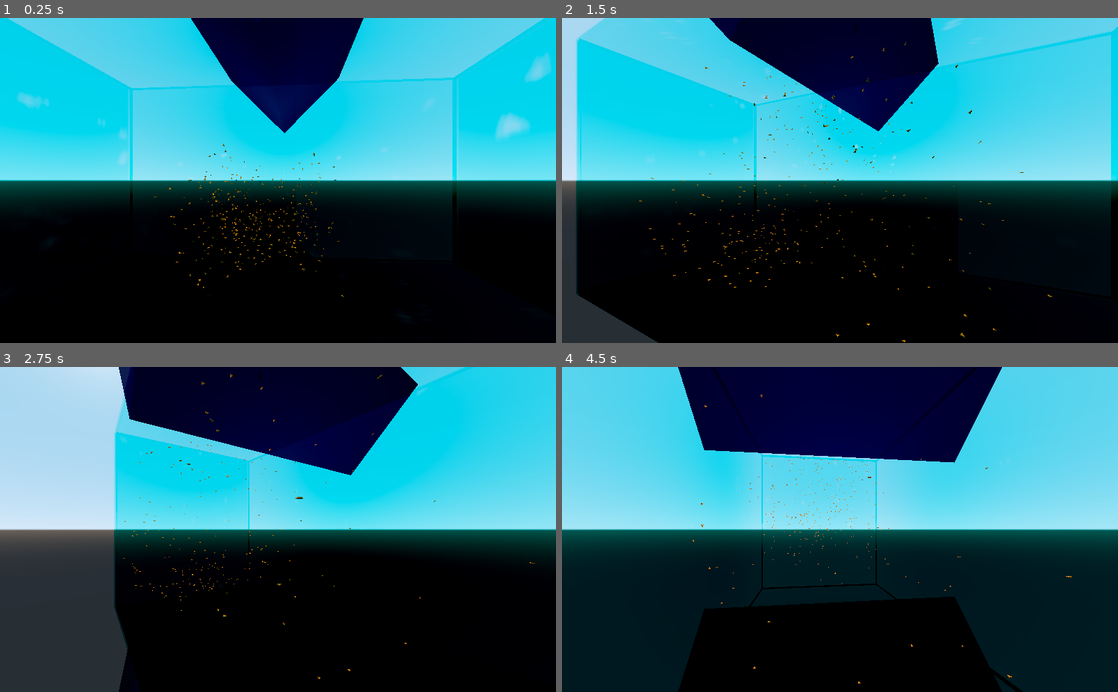
Above: before the commit, frames 1-4 (two rows, left to right).
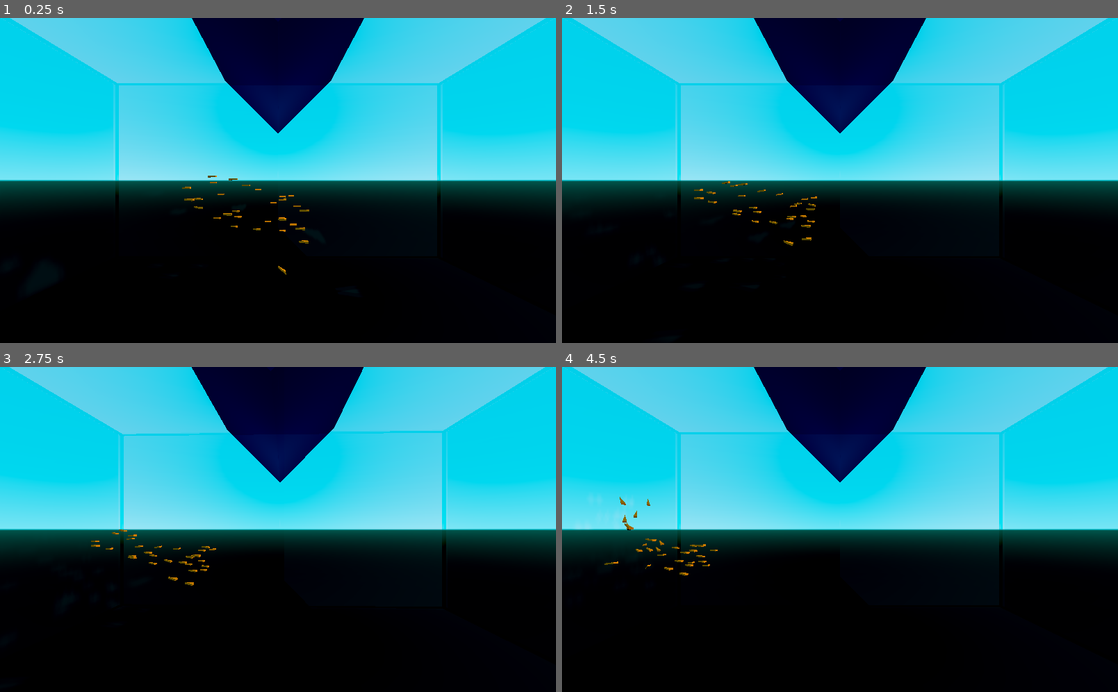
Above: after the commit, the same moments.

Repository: douwest/boids
Game: Godot game, scene res://World/World.tscn
Two runs of this game, one before a commit and one after it. Both use one fixed random seed, a clock stepped at 60 frames per second and the inputs below.
Inputs:
- Up to frame 1 (0.25 s): no input
- Up to frame 2 (1.5 s): hold Right (ui_right) 0.53-1.28 s; hold Left (ui_left) from 1.28 s (still down)
- Up to frame 3 (2.75 s): release Left (ui_left) at 2.03 s; hold Right (ui_right) from 2.03 s (still down)
- Up to frame 4 (4.5 s): release Right (ui_right) at 3.53 s; hold Left (ui_left) from 3.53 s (still down)

The runs differ from the first frame. In frame 1, 4.5% of the frame differs, in the area x 0-100%, y 0-86%; in frame 2, 29%; in frame 3, 50%; in frame 4, 57%, in the area x 0-100%, y 0-100%.

Commit message:
it works :D

Diff:
--- a/Boids/Boid.gd
+++ b/Boids/Boid.gd
@@ -1,12 +1,17 @@
 extends KinematicBody
 class_name Boid
 
-export var speed = 2
+export var speed = 1
 export var numCollisionRays = 25
-export var collision_depth = .4
+export var collision_depth = 2
 export var turn_fraction = .5
-export var turn_speed = 25
+export var turn_speed = 1.0
 export var prune_z = 0.1 #when to prune from z (sphere > cone raycast parameter)
+
+export var cohesion_weight: float = 0.4
+export var avoidance_weight: float = 1
+export var alignment_weight: float = 0.3
+export var separation_weight: float = 0.1
 
 var direction = Vector3.FORWARD
 var velocity = Vector3.FORWARD
@@ -16,16 +21,91 @@
 onready var mesh = $MeshInstance
 onready var collisionRays = $CollisionRays
 onready var collisionShape = $CollisionShape
-onready var intent = make_ray(Vector3.FORWARD, collision_depth * 1.5, true)
+onready var detectionZone = $DetectionZone
+onready var intent = make_ray(Vector3.FORWARD, collision_depth, true)
 
 func _ready() -> void:
 	generate_collision_rays()
 	add_child(intent)
 
 func _physics_process(delta) -> void:
-	avoid_collisions(delta)
+	var acceleration = Vector3.ZERO
+	var old_dir = direction
+	var nearby_boids = get_nearby_boids()
 
-func avoid_collisions(delta) -> void:
+	var cohesion_force = steer_towards(cohesion(nearby_boids)) * cohesion_weight
+	var alignment_force = steer_towards(alignment(nearby_boids)) * alignment_weight
+	var separation_force = steer_towards(separation(nearby_boids)) * separation_weight
+	var avoidance_force = steer_towards(avoidance()) * avoidance_weight
+
+	acceleration += cohesion_force
+	acceleration += alignment_force
+	acceleration += separation_force
+	acceleration += avoidance_force
+
+	velocity += acceleration * delta
+	direction = velocity.normalized()
+
+	velocity = direction * speed
+	velocity = move_and_slide(velocity)
+	turn_speed = direction.length_squared()
+	transform.basis = Basis()
+	transform.basis.z = -(old_dir.slerp(direction, turn_speed)).normalized()
+	transform.orthonormalized()
+
+# get offset of position wrt to average position of other nearby boids
+func cohesion(boids: Array) -> Vector3:
+	var avg = Vector3.ZERO
+	if boids.size() > 0:
+		for b in boids:
+			avg += b.global_transform.origin
+		avg /= boids.size() #calculate the average position of all boids in the detection radius
+		var dir = avg - global_transform.origin  #get the direction to the offset
+		return dir
+	else:
+		return Vector3.ZERO
+
+# get average direction vector of nearby boids
+func alignment(boids: Array) -> Vector3:
+	var avg_direction = Vector3.ZERO
+	if boids.size() > 0:
+		for b in boids:
+			avg_direction += b.direction.normalized()
+		return avg_direction
+	else:
+		return Vector3.ZERO
+
+func separation(boids: Array) -> Vector3:
+	var avg = Vector3.ZERO
+	if boids.size() > 0:
+		for b in boids:
+			avg += b.global_transform.origin
+		avg /= boids.size() #calculate the average position of all boids in the detection radius
+		var dir = avg - global_transform.origin  #get the direction to the offset
+		return -dir
+	else:
+		return Vector3.ZERO
+
+func avoidance() -> Vector3:
+	if intent.is_colliding():
+		enable_rays(true)
+		return get_average_unobstructed_direction()
+	else:
+		enable_rays(false)
+		return Vector3.FORWARD
+
+func get_nearby_boids() -> Array:
+	var result: Array = []
+	for body in detectionZone.get_overlapping_bodies():
+		if body is KinematicBody:
+			result.append(body)
+	return result
+
+func steer_towards(vector: Vector3) -> Vector3:
+	return vector.normalized() * speed - velocity
+
+"""
+func avoid_collisions(delta) -> Vector3:
 	if intent.is_colliding():
 		enable_rays(true)
 		direction = get_average_unobstructed_direction()
@@ -39,6 +119,7 @@
 		enable_rays(false)
 		velocity = -transform.basis.z * speed
 	velocity = move_and_slide(velocity)
+"""
 
 func get_average_unobstructed_direction() -> Vector3:
 	var avg := Vector3.ZERO
@@ -64,7 +145,7 @@
 	return get_translation().distance_to(ray.get_collision_point())
 
 #Generate collision rays using golden ratio sunflower projection.
-#Then prune using a z-plane.
+#Then prune using dot product of cast position compared to transform basis of z-axis
 func generate_collision_rays() -> void:
 	for n in numCollisionRays:
 		var phi: float = acos(1 - 2 * (n + turn_fraction) / numCollisionRays)
@@ -82,38 +163,3 @@
 	ray.set_cast_to(casting_pos * length)
 	ray.set_enabled(enabled)
 	return ray
-
-
-"""
-NOT USED BUT DO NOT WANT TO REMOVE YET
-"""
-func avoid_collisions_dfs(delta) -> void:
-	if intent.is_colliding():#test_move(transform, -transform.basis.z):
-		enable_rays(true)
-		direction = get_first_unobstructed_direction()
-		rotate_x += atan(direction.x) * delta * turn_speed
-		rotate_y += atan(direction.y) * delta * turn_speed
-		transform.basis = Basis()
-		rotate_object_local(Vector3(0,1,0), rotate_x)
-		rotate_object_local(Vector3(1,0,0), rotate_y)
-	else:
-		enable_rays(false)
-	velocity = -transform.basis.z * speed
-	velocity = move_and_slide(velocity)
-
-
-#Return the first unobstructed ray, or the one with the longest length.
-#Returned as a direction vector local to the boid position.
-func get_first_unobstructed_direction() -> Vector3:
-	var furthest = 0
-	var best_hit = intent.get_cast_to()
-	for ray in collisionRays.get_children():
-		var dir: Vector3 = ray.get_cast_to()
-		if ray.is_colliding():
-			var hit_distance = get_hit_length(ray)
-			if hit_distance > furthest:
-				furthest = hit_distance
-				best_hit = dir
-		else:
-			return dir
-	return best_hit #all are hit, return the best one
--- a/Boids/Boid.tscn
+++ b/Boids/Boid.tscn
@@ -1,17 +1,20 @@
-[gd_scene load_steps=6 format=2]
+[gd_scene load_steps=7 format=2]
 
 [ext_resource path="res://Boids/Boid.gd" type="Script" id=1]
 [ext_resource path="res://Camera/PivotCamera.tscn" type="PackedScene" id=2]
 
 [sub_resource type="SphereShape" id=1]
-radius = 0.01
+radius = 0.142952
 
 [sub_resource type="SpatialMaterial" id=2]
 albedo_color = Color( 1, 0.513726, 0, 1 )
 
 [sub_resource type="PrismMesh" id=3]
 material = SubResource( 2 )
-size = Vector3( 1, 0.5, 0.1 )
+size = Vector3( 0.125, 0.2, 0.04 )
+
+[sub_resource type="SphereShape" id=4]
+radius = 1.54865
 
 [node name="Boid" type="KinematicBody"]
 input_ray_pickable = false
@@ -24,7 +27,7 @@
 }
 
 [node name="MeshInstance" type="MeshInstance" parent="."]
-transform = Transform( 0.05, 0, 0, 0, -4.37114e-09, 0.1, 0, -0.1, -4.37114e-09, 0, 0, 0.0251309 )
+transform = Transform( 1, 0, 0, 0, -1.62921e-07, 1, 0, -1, -1.62921e-07, 0, 0, 0 )
 mesh = SubResource( 3 )
 material/0 = null
 __meta__ = {
@@ -37,9 +40,16 @@
 }
 
 [node name="Pivot" parent="." instance=ExtResource( 2 )]
+look_around_speed = 0.1
 
 [node name="Camera" parent="Pivot" index="0"]
 transform = Transform( 1, 0, 0, 0, 0.989774, 0.142646, 0, -0.142646, 0.989774, 0, 0.350327, 2 )
 current = false
 
+[node name="DetectionZone" type="Area" parent="."]
+collision_layer = 0
+
+[node name="DetectionSphere" type="CollisionShape" parent="DetectionZone"]
+shape = SubResource( 4 )
+
 [editable path="Pivot"]
--- a/Boids/RayCast.gd
+++ /dev/null
@@ -1,9 +0,0 @@
-extends RayCast
-
-func get_push_vector() -> Vector3:
-	var point = self.get_collision_point()
-	var push_vector = Vector3.ZERO
-	if is_colliding():
-		push_vector = point.direction_to(self.translation)
-		push_vector = push_vector.normalized()
-	return push_vector
--- a/World/World.gd
+++ b/World/World.gd
@@ -14,8 +14,8 @@
 		rotate_random(boid)
 
 func rotate_random(boid: Boid) -> void:
-	boid.rotate_object_local(Vector3(0,1,0), deg2rad(randi() % 360))
-	boid.rotate_object_local(Vector3(1,0,0), deg2rad(randi() % 360))
+	boid.rotate(Vector3(0,1,0), deg2rad(randi() % 360))
+	boid.rotate(Vector3(1,0,0), deg2rad(randi() % 360))
 
 func position_random(boid: Boid) -> void:
 	var x = rand_range(-2, 2)
--- a/World/World.tscn
+++ b/World/World.tscn
@@ -18,7 +18,7 @@
 __meta__ = {
 "_edit_lock_": true
 }
-num_boids = 350
+num_boids = 30
 
 [node name="Cube" parent="." instance=ExtResource( 2 )]
 transform = Transform( 1, 0, 0, 0, 1.12378, 0, 0, 0, 2.09118, 0, 0, 0 )
@@ -69,5 +69,4 @@
 "_edit_lock_": true
 }
 
-[node name="Pivot" parent="." instance=ExtResource( 1 )]
-auto_rotate = true
+[node name="Pivot" parent="Cameras" instance=ExtResource( 1 )]
--- a/project.godot
+++ b/project.godot
@@ -24,10 +24,6 @@
 run/main_scene="res://World/World.tscn"
 config/icon="res://icon.png"
 
-[display]
-
-window/size/fullscreen=true
-
 [rendering]
 
 environment/default_environment="res://default_env.tres"
Not shown: 3 places in World/World.tscn that only renumber resources
